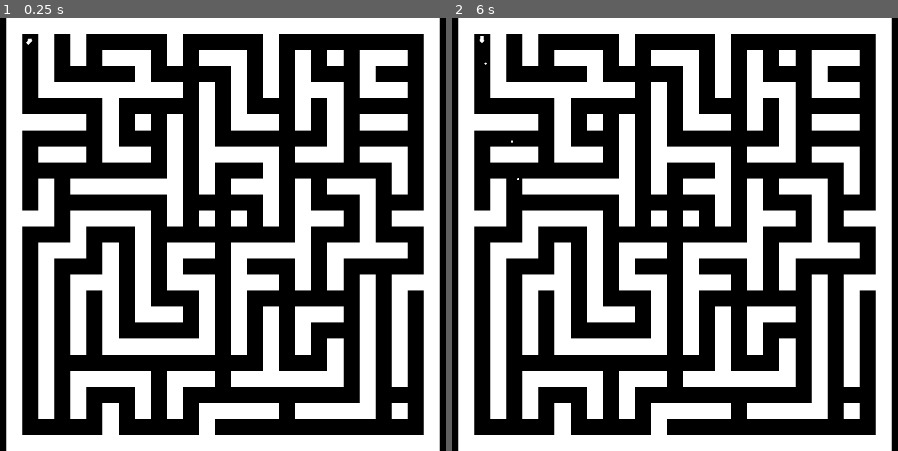
Above: before the commit, frames 1-2 (left to right).
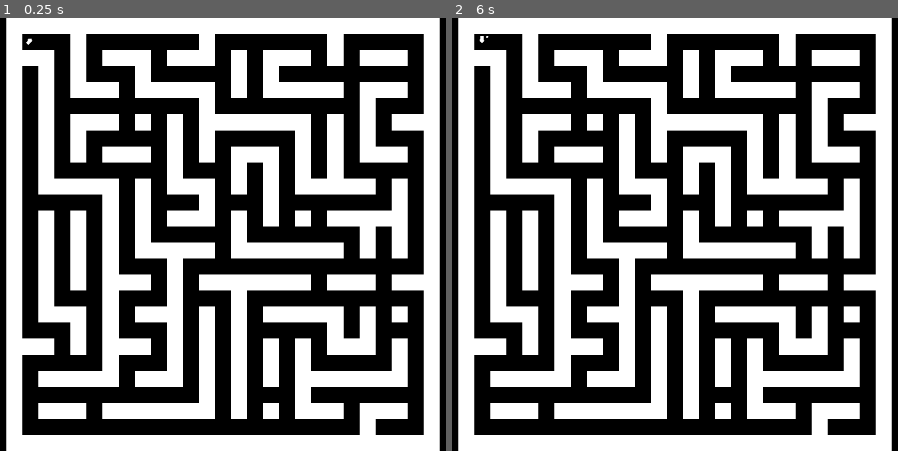
Above: after the commit, the same moments.

Repository: Christmas-Missionary/one_button_2024
Game: Godot game, scene res://src/main.tscn
The game is run twice, just before and just after one commit, with the same random seed, the same clock (stepped at 60 frames per second) and the same inputs.
Inputs:
- Up to frame 1 (0.25 s): no input
- Up to frame 2 (6 s): tap Enter at 0.5, 2.75, 5.75 s; hold Space (OneButton) 0.53-1.28 s; tap Space (OneButton) at 1.35, 2.85, 3.5, 4.35, 5.85 s; hold Space (OneButton) 2.03-2.78 s; hold Space (OneButton) 3.53-4.28 s; hold Space (OneButton) 5.03-5.78 s

The runs differ from the first frame. In frame 1, 20% of the frame differs, in the area x 4-96%, y 3-97%; in frame 2, 20%.

Commit message:
Node Renaming

Diff:
--- a/src/bullet.gd
+++ b/src/bullet.gd
@@ -19,7 +19,6 @@
 func _physics_process(_delta) -> void:
 	move_and_slide()
 	if is_on_wall():
-		#print(get_wall_normal())
 		match (get_wall_normal()):
 			Vector2.UP, Vector2.DOWN:
 				velocity.y = -velocity.y
--- a/src/bullet.tscn
+++ b/src/bullet.tscn
@@ -10,9 +10,9 @@
 motion_mode = 1
 script = ExtResource("1_qkyjw")
 
-[node name="Sprite2D" type="Sprite2D" parent="."]
+[node name="Sprite" type="Sprite2D" parent="."]
 scale = Vector2(0.04, 0.04)
 texture = ExtResource("1_ntv5t")
 
-[node name="CollisionShape2D" type="CollisionShape2D" parent="."]
+[node name="Collision" type="CollisionShape2D" parent="."]
 shape = SubResource("CircleShape2D_td114")
--- a/src/camera_2d.gd
+++ b/src/camera_2d.gd
@@ -5,12 +5,11 @@
 
 func adjust_camera():
 	const INIT_SIZE: Vector2 = Vector2(650, 650)
-	var maze: = $/root/Main/TileMapLayer as Maze
+	var maze: = $/root/Main/Maze as Maze
 	var tile_size: int = maze.tile_set.tile_size.x # tile_size.y must be the same
 	var maze_size: Vector2 = Vector2(maze.x_dim + 2, maze.y_dim + 2) * tile_size
 	zoom = INIT_SIZE / maze_size
 	var center_cell: Vector2i = Vector2i(maze.x_dim, maze.y_dim) / 2
-	#center_cell.y -= 1
 	global_position = maze.to_global(maze.map_to_local(center_cell))
 
 func _process(delta: float) -> void:
--- a/src/main.tscn
+++ b/src/main.tscn
@@ -24,12 +24,12 @@
 [node name="Player" parent="." instance=ExtResource("1_qd62x")]
 position = Vector2(14, 12)
 
-[node name="TileMapLayer" type="TileMapLayer" parent="."]
+[node name="Maze" type="TileMapLayer" parent="."]
 tile_set = SubResource("TileSet_rr2sg")
 script = ExtResource("2_66nrs")
 metadata/_edit_lock_ = true
 
-[node name="Camera2D" type="Camera2D" parent="."]
+[node name="Camera" type="Camera2D" parent="."]
 script = ExtResource("4_lbohn")
 
 [node name="Target" parent="." instance=ExtResource("3_sv1xn")]
--- a/src/player.tscn
+++ b/src/player.tscn
@@ -16,11 +16,11 @@
 offset_bottom = 8.0
 rotation = 1.5708
 
-[node name="Sprite2D" type="Sprite2D" parent="."]
+[node name="Sprite" type="Sprite2D" parent="."]
 scale = Vector2(0.08, 0.08)
 texture = ExtResource("1_vsxul")
 
-[node name="CollisionShape2D" type="CollisionShape2D" parent="."]
+[node name="Collision" type="CollisionShape2D" parent="."]
 shape = SubResource("CircleShape2D_l7oqs")
 
 [connection signal="body_entered" from="." to="." method="check_for_bullet"]
--- a/src/target.tscn
+++ b/src/target.tscn
@@ -9,11 +9,11 @@
 [node name="Target" type="Area2D"]
 script = ExtResource("1_5obrh")
 
-[node name="Sprite2D" type="Sprite2D" parent="."]
+[node name="Sprite" type="Sprite2D" parent="."]
 scale = Vector2(0.08, 0.08)
 texture = ExtResource("1_b6umi")
 
-[node name="CollisionShape2D" type="CollisionShape2D" parent="."]
+[node name="Collision" type="CollisionShape2D" parent="."]
 shape = SubResource("CircleShape2D_uxoqm")
 
 [connection signal="body_entered" from="." to="." method="next_level"]
